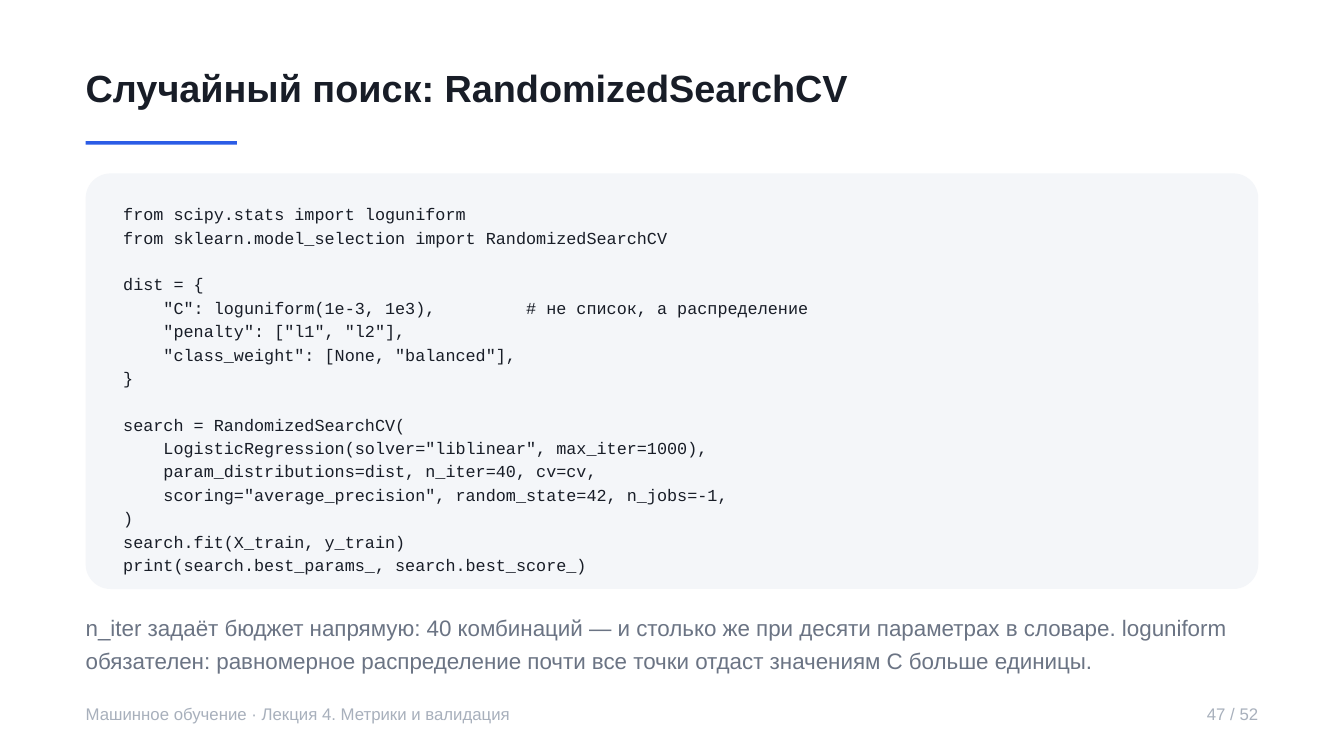
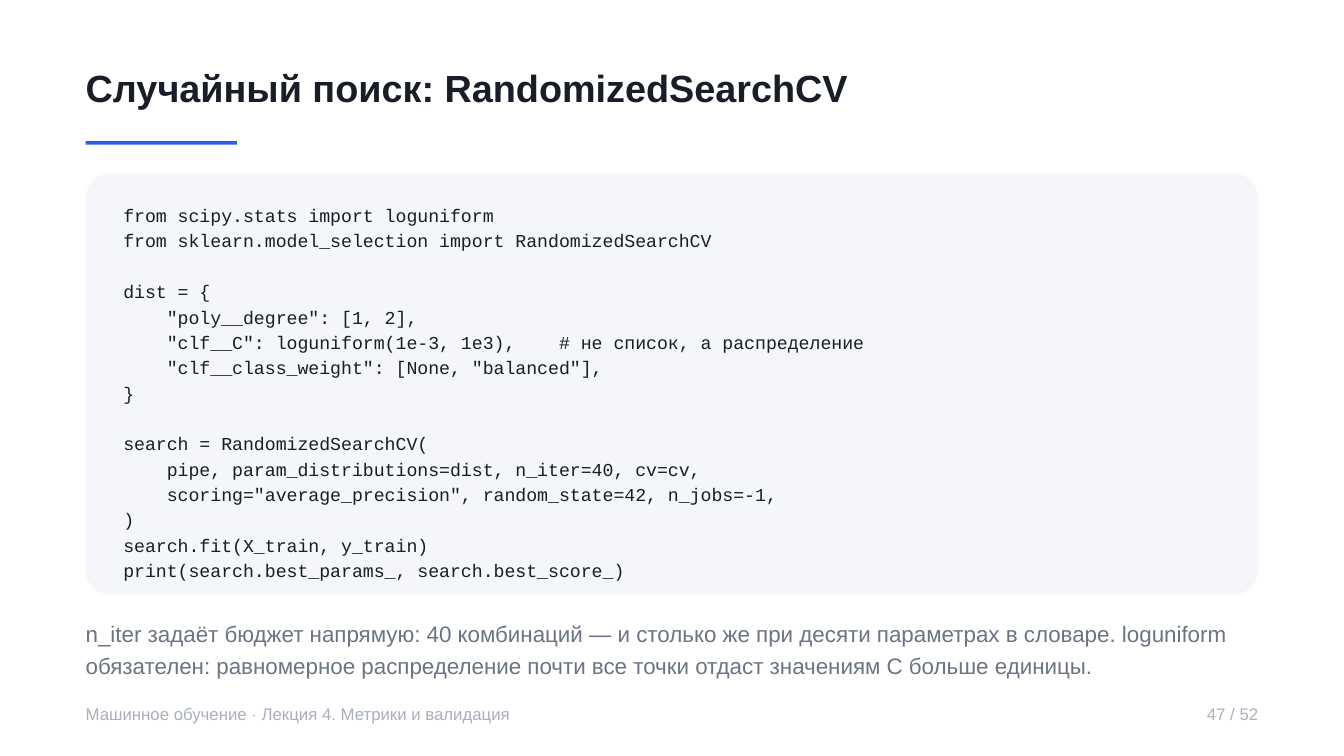
Before and after one commit to rustam-azimov/ml-course-spbu, a slide deck: slide 47 of lectures/lecture04.pptx. Drawn at 1344x756 pixels with LibreOffice and Linux fonts; fonts in the diff are those of the drawing. Boxes give left, top, right and bottom in pixels: in the first picture for what was removed or moved away, otherwise in the second. Text is boxed around its words. In the diff, an @@ line names an element or a change of style, - is before the commit and + after.

Commit message:
Лекция 4: примеры перебора на пайплайне, без устаревшего penalty

```diff
--- a/lectures/lecture04.pptx
+++ b/lectures/lecture04.pptx
@@ rounded rectangle "from scipy.stats import loguniform": place and size @@
-rounded rectangle "from scipy.stats import loguniform" at box(86, 173, 1258, 589)
+rounded rectangle "from scipy.stats import loguniform" at box(86, 173, 1258, 595)
@@ text in rounded rectangle at box(123, 209, 777, 581): size 12 to 13 pt in "from scipy.stats import loguniform", "from sklearn.model_selection import RandomizedSearchCV", "dist = {", "}" and 5 more places @@
@@ text in rounded rectangle at box(167, 311, 864, 378): text changed; size 12 to 13 pt @@
-"C": loguniform(1e-3, 1e3), # не список, а распределение
-"penalty": ["l1", "l2"],
-"class_weight": [None, "balanced"],
+"poly__degree": [1, 2],
+"clf__C": loguniform(1e-3, 1e3), # не список, а распределение
+"clf__class_weight": [None, "balanced"],
@@ text in rounded rectangle at box(167, 463, 700, 480): text changed; size 12 to 13 pt @@
-LogisticRegression(solver="liblinear", max_iter=1000),
-param_distributions=dist, n_iter=40, cv=cv,
+pipe, param_distributions=dist, n_iter=40, cv=cv,
@@ text "n_iter задаёт бюджет напрямую: 40 ...": place and size @@
-text "n_iter задаёт бюджет напрямую: 40 ..." at box(86, 619, 1226, 674)
+text "n_iter задаёт бюджет напрямую: 40 ..." at box(86, 625, 1226, 679)
```
Also in this commit, not shown: 2 other slides changed.
